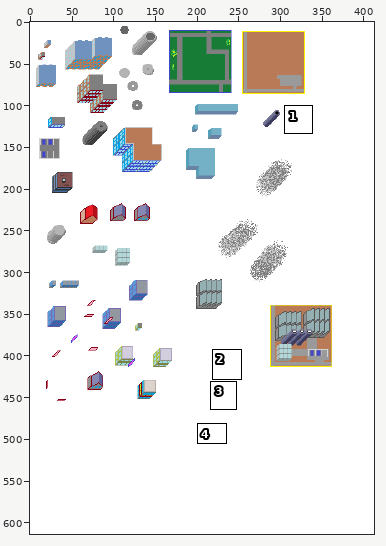
Sprite sheet: misc/artlib.png. Above, an overview of the earlier version with the close-up marked.
Close-up. Before the edit:
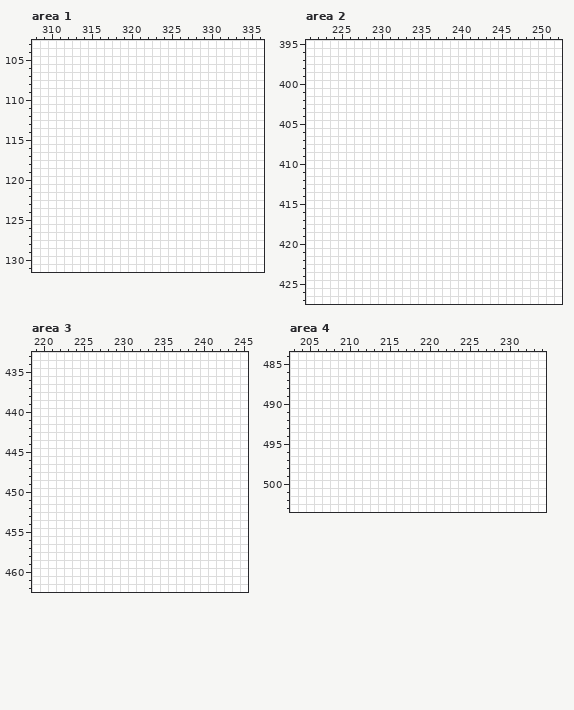
The file is 413x614 pixels. Colours within 5 levels of each other are drawn and written as one. Shown: area 1: x 308..336, y 103..131; area 2: x 221..252, y 395..427; area 3: x 219..245, y 433..462; area 4: x 203..234, y 484..503. The commit also changed other parts of the picture, which this record leaves out.
Once edited:
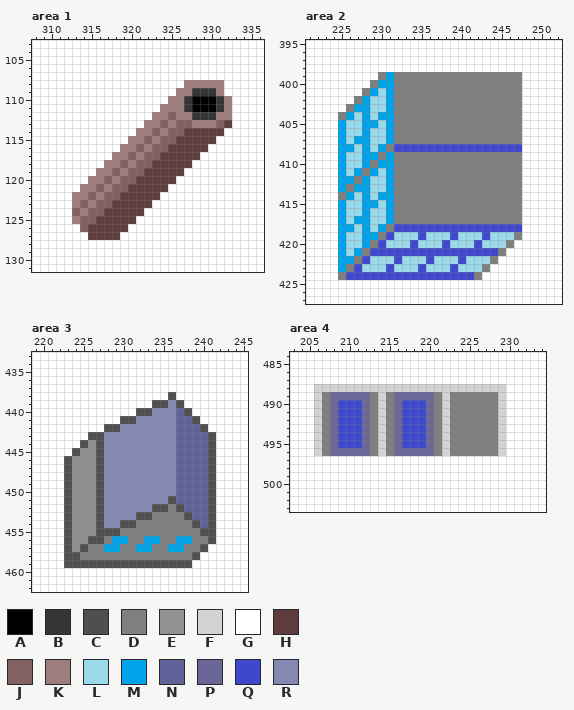
Palette (. is transparent): A #000000  B #363636  C #4f4f4f  D #7f7f7f  E #919191  F #d3d3d3  G #ffffff  H #5f3d3d  J #836161  K #9f7d7d  L #99d9ea  M #00a2e8  N #5f639a  P #6a6798  Q #3f48cc  R #8488b3
Edits made:
Changed rows in their new state; - is an unchanged pixel.
Area 1:
first column x 313:
108 --------------KKKKK-
109 -------------KKBBBK-
110 ------------KKBAAABK
111 -----------KKKBAAABK
112 ----------KKJKKBBBKK
113 ---------KKJKJJKKKJH
114 --------KKJKJJHHHHH-
115 -------KKJKJJHHHHH--
116 ------KKJKJJHHHHH---
117 -----KKJKJJHHHHH----
118 ----KKJKJJHHHHH-----
119 ---KKJKJJHHHHH------
120 --KKJKJJHHHHH-------
121 -KKJKJJHHHHH--------
122 KKJKJJHHHHH---------
123 KJKJJHHHHH----------
124 JKJJHHHHH-----------
125 KJJHHHHH------------
126 -JHHHHH-------------
127 --HHHH--------------
Area 2:
first column x 225:
399 -----DMDDDDDDDDDDDDDDDD
400 ----DMMDDDDDDDDDDDDDDDD
401 ---DMLMDDDDDDDDDDDDDDDD
402 --DMLLMDDDDDDDDDDDDDDDD
403 -DMMLLMDDDDDDDDDDDDDDDD
404 DMLMLMMDDDDDDDDDDDDDDDD
405 MLLMMLMDDDDDDDDDDDDDDDD
406 MLLMLLMDDDDDDDDDDDDDDDD
407 MLMMLLMDDDDDDDDDDDDDDDD
408 MMLMLMDQQQQQQQQQQQQQQQQ
409 MLLMMDMDDDDDDDDDDDDDDDD
410 MLLMDMMDDDDDDDDDDDDDDDD
411 MLMDMLMDDDDDDDDDDDDDDDD
412 MMDMLLMDDDDDDDDDDDDDDDD
413 MDMMLLMDDDDDDDDDDDDDDDD
414 DMLMLMMDDDDDDDDDDDDDDDD
415 MLLMMLMDDDDDDDDDDDDDDDD
416 MLLMLLMDDDDDDDDDDDDDDDD
417 MLMMLLMDDDDDDDDDDDDDDDD
418 MMLMLMDQQQQQQQQQQQQQQQQ
419 MLLMMDQLLLQLLLQLLLQLLLD
420 MLLMDQLLLQLLLQLLLQLLLD-
421 MLMDQQQQQQQQQQQQQQQQD--
422 MMDQLLLQLLLQLLLQLLLD---
423 MDQLLLQLLLQLLLQLLLD----
424 DQQQQQQQQQQQQQQQQD-----
Area 3:
first column x 223:
438 -------------C-----
439 -----------CCRC----
440 ---------CCRRRNC---
441 -------CCRRRRRNNC--
442 -----CCRRRRRRRNNNC-
443 ---CCRRRRRRRRRNNNNC
444 --CECRRRRRRRRRNNNNC
445 -CEECRRRRRRRRRNNNNC
446 CEEECRRRRRRRRRNNNNC
447 CEEECRRRRRRRRRNNNNC
448 CEEECRRRRRRRRRNNNNC
449 CEEECRRRRRRRRRNNNNC
450 CEEECRRRRRRRRRNNNNC
451 CEEECRRRRRRRRCNNNNC
452 CEEECRRRRRRCCDCNNNC
453 CEEECRRRRCCDDDDCNNC
454 CEEECRRCCDDDDDDDCNC
455 CEEECCCDDDDDDDDDDCC
456 CEECCDMMDDMMDDMMDDC
457 CECDDMMDDMMDDMMDDC-
458 CCDDDDDDDDDDDDDDC--
459 CCCCCCCCCCCCCCCC---
Area 4:
first column x 206:
488 FFFFFFFFFFFFFFFFFFFFFFFF
489 FDPPPPPDFDPPPPPDFDDDDDDF
490 FDPQQQPDFDPQQQPDFDDDDDDF
491 FDPQQQPDFDPQQQPDFDDDDDDF
492 FDPQQQPDFDPQQQPDFDDDDDDF
493 FDPQQQPDFDPQQQPDFDDDDDDF
494 FDPQQQPDFDPQQQPDFDDDDDDF
495 FDPQQQPDFDPQQQPDFDDDDDDF
496 FDPPPPPDFDPPPPPDFDDDDDDF
Where, in picture pixels (left, top, right, bottom), the same in both close-ups:
changed: (72, 80, 232, 240)
changed: (338, 72, 522, 280)
changed: (64, 392, 216, 568)
changed: (314, 384, 506, 456)
